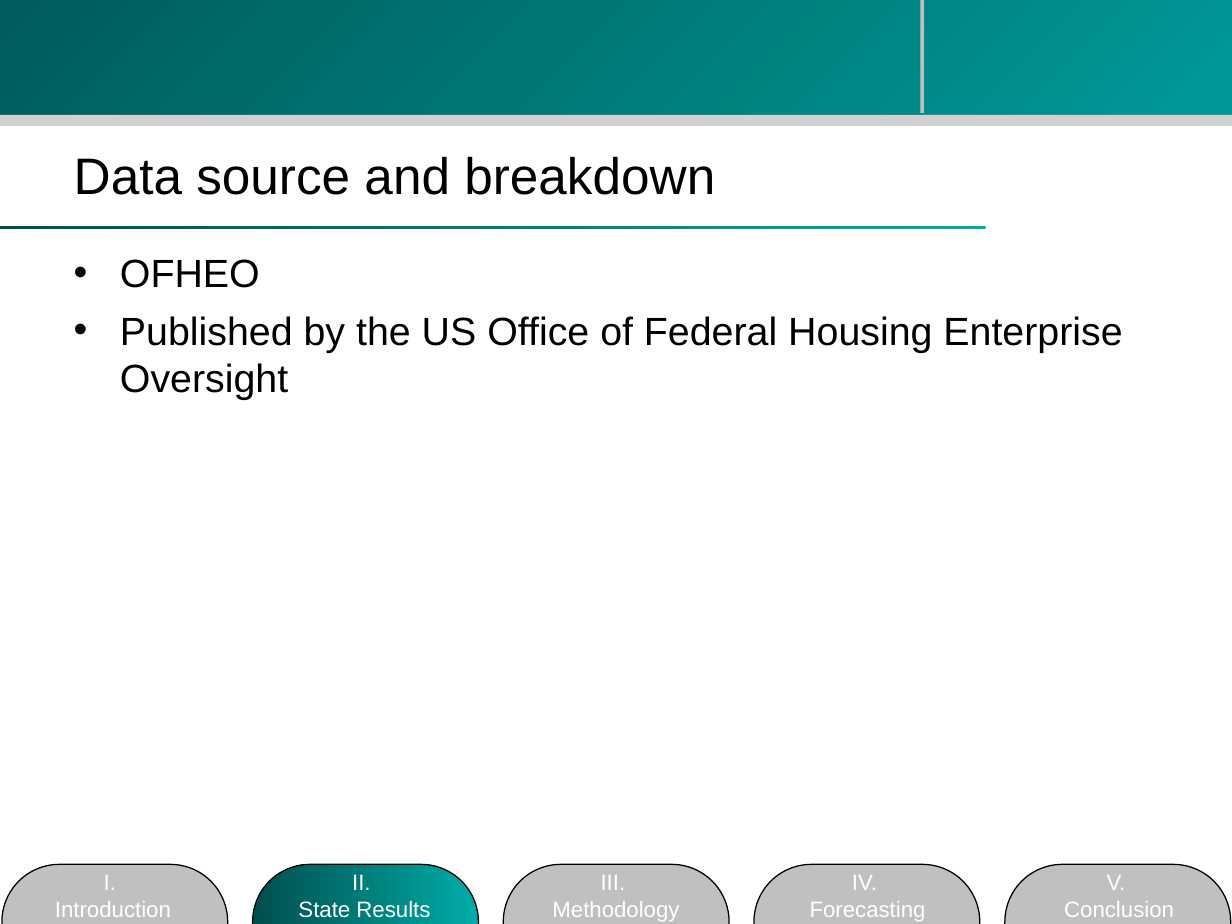
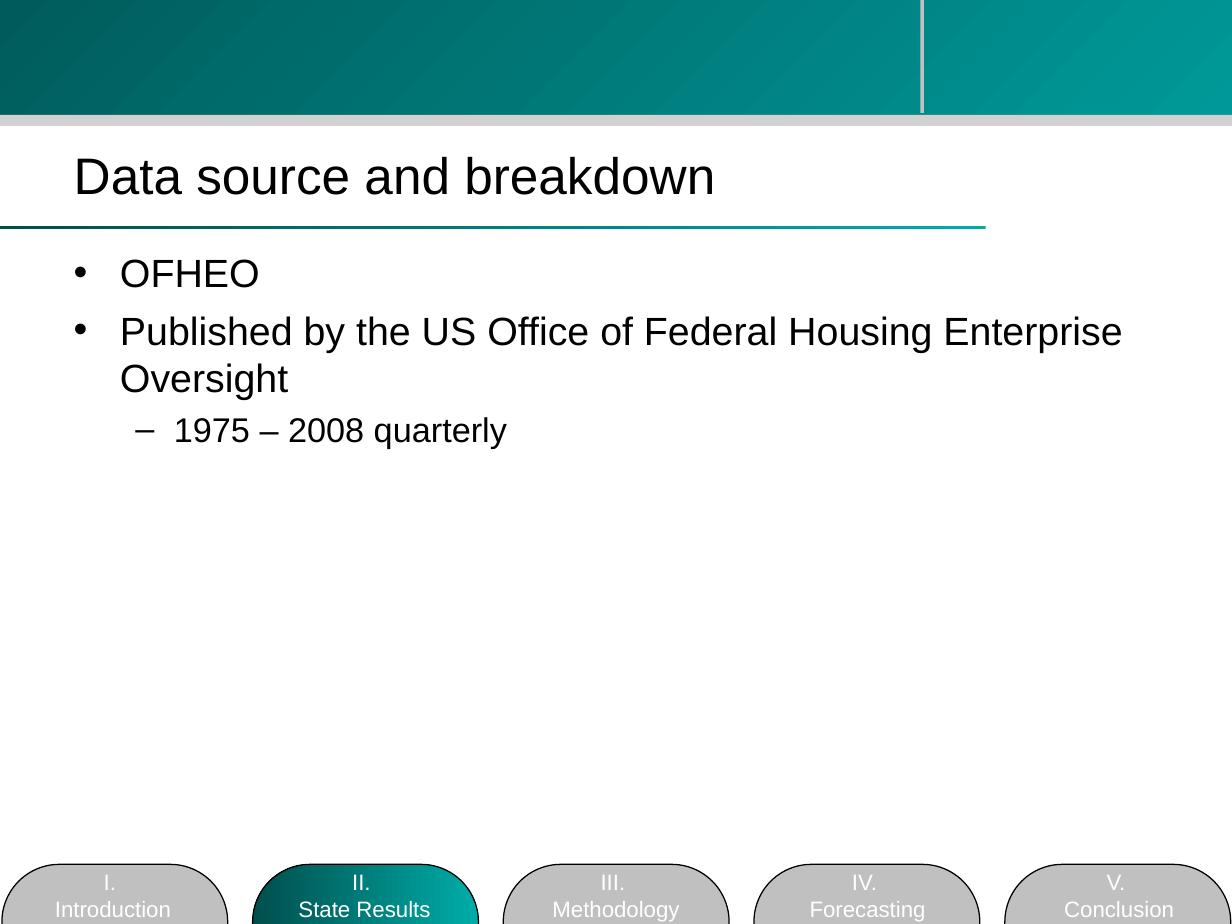
Before and after one commit to zhouzhenghui/svnrepository, a slide deck: slide 8 of SVNRepository/Presentation/M.Eng Final Presentation-take2.ppt. Drawn at 1232x924 pixels with LibreOffice and Linux fonts; fonts in the diff are those of the drawing; background and template pictures are left out. Boxes give left, top, right and bottom in pixels: in the first picture for what was removed or moved away, otherwise in the second. Text is boxed around its words. In the diff, an @@ line names an element or a change of style, - is before the commit and + after.

```diff
--- a/SVNRepository/Presentation/M.Eng Final Presentation-take2.ppt
+++ b/SVNRepository/Presentation/M.Eng Final Presentation-take2.ppt
@@ text at (x1=174, y1=417, x2=507, y2=449): paragraph added @@
+  – 1975 – 2008 quarterly
```
Also in this commit, not shown: 2 other slides changed.
